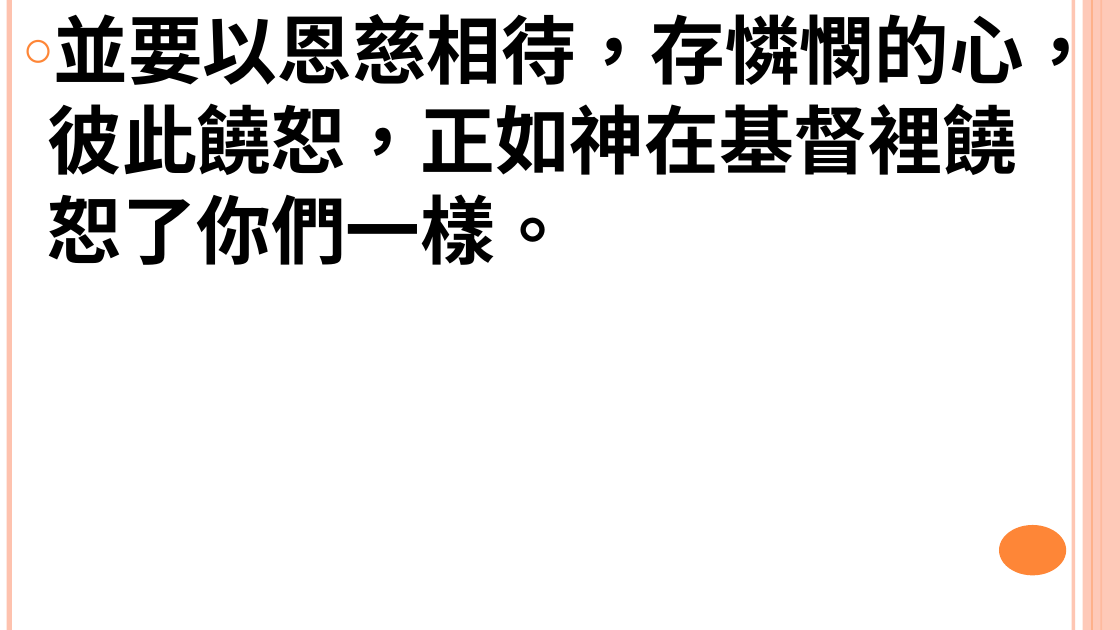
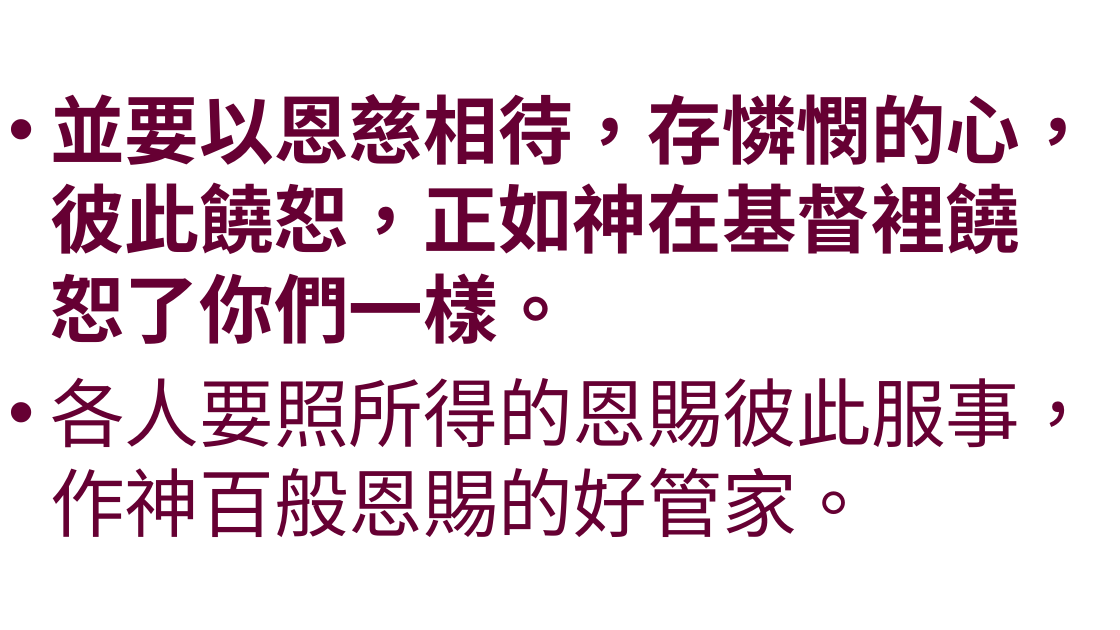
Before and after one commit to batisuoc/worship-resources, a slide deck: slide 6 of 77切實相愛.pptx. Drawn at 1120x630 pixels with LibreOffice and Linux fonts; fonts in the diff are those of the drawing; background and template pictures are left out. Boxes give left, top, right and bottom in pixels: in the first picture for what was removed or moved away, otherwise in the second. Text is boxed around its words. In the diff, an @@ line names an element or a change of style, - is before the commit and + after.

```diff
--- a/77切實相愛.pptx
+++ b/77切實相愛.pptx
@@ text "並要以恩慈相待，存憐憫的心，彼此饒恕，正如神在基督裡饒恕了你們一樣。": place and size @@
-text "並要以恩慈相待，存憐憫的心，彼此饒恕，正如神在基督裡饒恕了你們一樣。" at (47,2,1099,265)
+text "並要以恩慈相待，存憐憫的心，彼此饒恕，正如神在基督裡饒恕了你們一樣。" at (50,94,1095,537)
@@ text "並要以恩慈相待，存憐憫的心，彼此饒恕，正如神在基督裡饒恕了你們一樣。" at (50,94,1095,537): vertical alignment top to middle @@
@@ line removed from (9, 0) to (9, 630) @@
@@ line removed from (1074, 0) to (1074, 630) @@
@@ rectangle removed at (1083,0,1120,630) @@
@@ line removed from (1092, 0) to (1092, 630) @@
@@ line removed from (1102, 0) to (1102, 630) @@
@@ text at (50,94,1095,344): text colour #000000 to #660033 in "並要以恩慈相待，存憐憫的心，彼此饒恕，正如神在基督裡饒恕了你們一樣。"; bullet ○ to •; more space between paragraphs @@
@@ text at (50,378,1095,537): paragraph added @@
+• 各人要照所得的恩賜彼此服事，作神百般恩賜的好管家。
@@ ellipse removed at (999,525,1066,576) @@
```
Also in this commit, not shown: 7 other slides changed, 1 slide removed.
